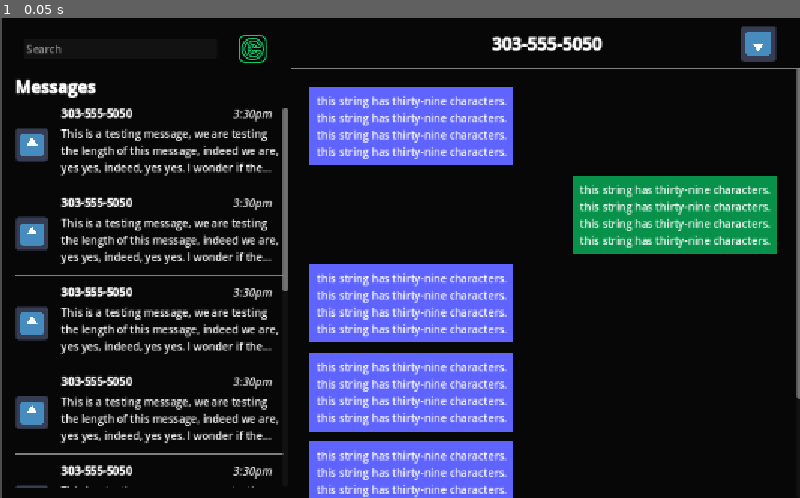
Above: before the commit, frame 1.
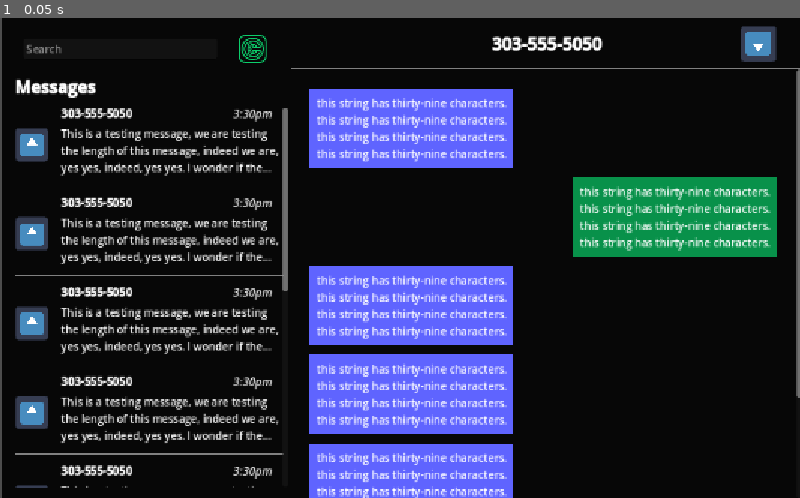
Above: after the commit, the same moment.

Repository: cyschneck/new-phone-who-dis
Game: Godot game, scene res://scenes/main.tscn
The game is run twice, just before and just after one commit, with the same random seed, the same clock (stepped at 60 frames per second) and the same inputs. The engine's default icon, where the game draws it, is replaced by a stand-in: a white triangle on a blue panel in a dark square.
Inputs:
- Up to frame 1 (0.05 s): no input

The runs differ from the first frame. In frame 1, 6.0% of the frame differs, in the area x 38-100%, y 10-100%.

Commit message:
fix overflow in scrollign

Diff:
--- a/new-phone-who-dis/scenes/main.tscn
+++ b/new-phone-who-dis/scenes/main.tscn
@@ -236,11 +236,11 @@
 grow_vertical = 0
 
 [node name="ScrollContainer" type="ScrollContainer" parent="BackgroundColor/MessageFieldRight/TextField"]
-clip_contents = false
-layout_mode = 1
-anchors_preset = 15
-anchor_right = 1.0
-anchor_bottom = 1.0
+layout_mode = 1
+anchors_preset = 15
+anchor_right = 1.0
+anchor_bottom = 1.0
+offset_top = 3.0
 grow_horizontal = 2
 grow_vertical = 2
 horizontal_scroll_mode = 0
